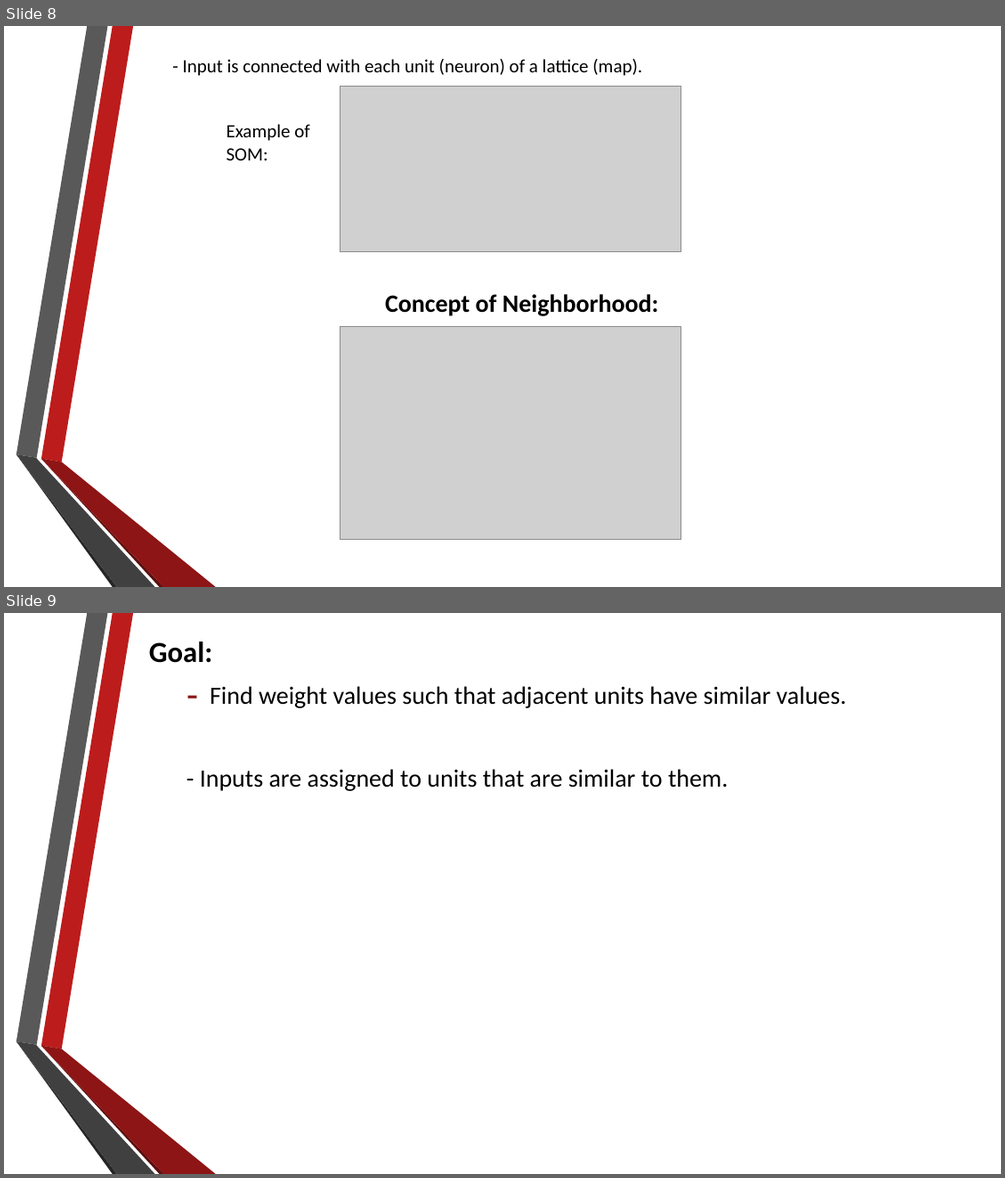
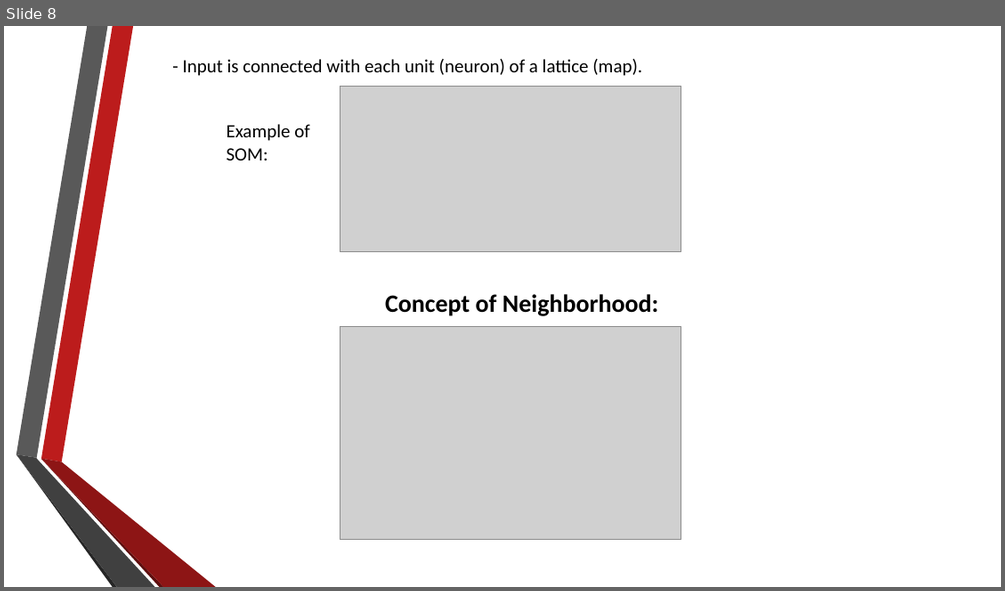
Before and after one commit to alexdn7/archaeology-project, a slide deck: About self-organizing maps.pptx. Shown one above the other, each under a label of ours: slides 8 and 9 before the commit, slide 8 after it. The pictures are 1005x1178 and 1005x591 pixels, drawn with LibreOffice and Linux fonts; fonts in the diff are those of the drawing; grey boxes stand for pictures. Boxes give left, top, right and bottom in pixels: in the first picture for what was removed or moved away, otherwise in the second. Text is boxed around its words. In the diff, an @@ line names an element or a change of style, - is before the commit and + after.

```diff
--- a/About self-organizing maps.pptx
+++ b/About self-organizing maps.pptx
@@ slide 9 removed at <box>4,613,1001,1174</box>, background #FFFFFF; not listed: 6 template elements that a slide beside it also shows @@
@@ text removed at <box>149,641,847,791</box> @@
-Goal:
-  – Find weight values such that adjacent units have similar values.
-  - Inputs are assigned to units that are similar to them.
```
Also in this commit, not shown: 2 slides changed, 8 slides added, 2 other files.
